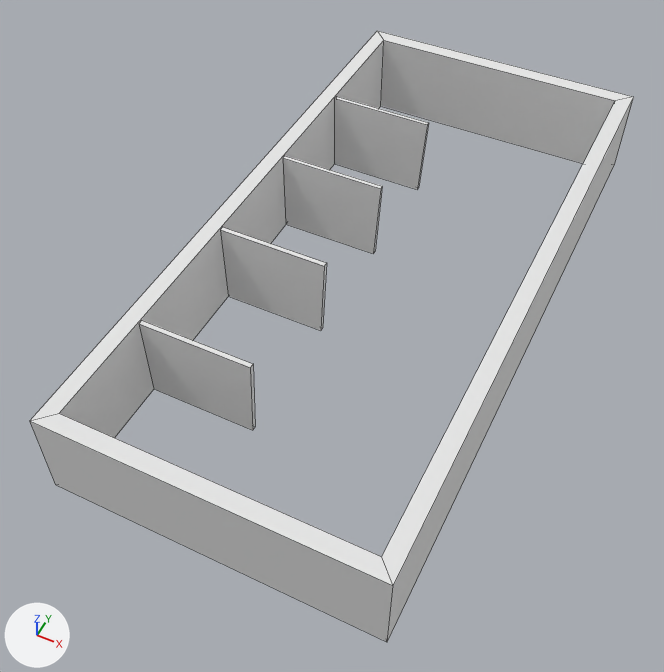
One commit to the OBJ model assets/tembok/wall.obj: the scene before it, then after it.
One viewpoint serves both versions: a camera (50 mm lens) standing at (12.6, -22.0, 23.3) and looking at (3.3, -3.4, 0.0). The lights are fixed; the arrows at lower left show +X, +Y and +Z. Mesh edges are drawn as thin lines. Where no turn or scale is listed for an object, it has been applied to the vertices.

The scene before the commit, as lines of its bpy script (objects in view):
```python
ob_cube_cube_001 = bpy.data.objects.new('Cube_Cube.001', me_cube_cube_001)
ob_cube_cube_001.location = (0.0, 0.0, 0.0)
ob_plane_001_plane_004 = bpy.data.objects.new('Plane.001_Plane.004', me_plane_001_plane_004)
ob_plane_001_plane_004.location = (0.0, 0.0, 0.0)
ob_plane_002_plane_005 = bpy.data.objects.new('Plane.002_Plane.005', me_plane_002_plane_005)
ob_plane_002_plane_005.location = (0.0, 0.0, 0.0)
ob_plane_004_plane_007 = bpy.data.objects.new('Plane.004_Plane.007', me_plane_004_plane_007)
ob_plane_004_plane_007.location = (0.0, 0.0, 0.0)
ob_plane_plane_002 = bpy.data.objects.new('Plane_Plane.002', me_plane_plane_002)
ob_plane_plane_002.location = (0.0, 0.0, 0.0)
```
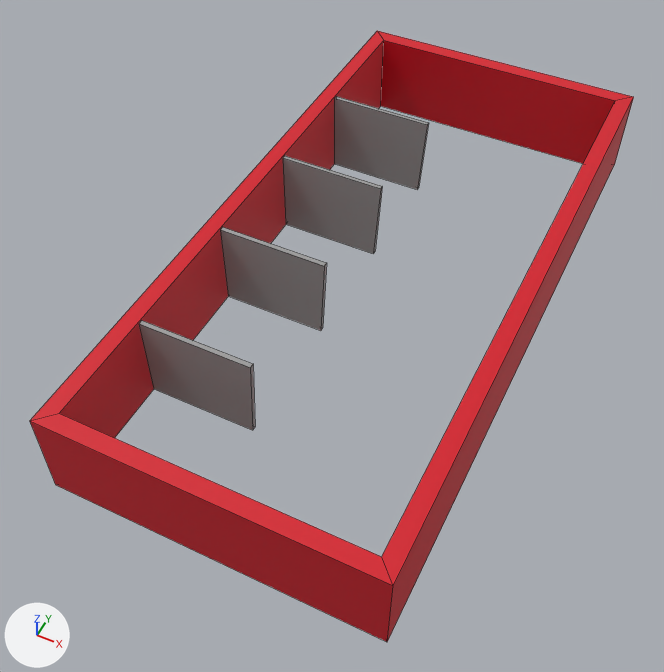
Boxes [x1, y1, x2, y2] around the edits, measured in the pictures (664 x 672 px):
'Cube_Cube.001', recoloured (white to red): [30, 31, 634, 642] in both
'Plane_Plane.002', recoloured: [139, 320, 255, 430] in both
'Plane.001_Plane.004', recoloured: [220, 227, 327, 331] in both
'Plane.002_Plane.005', recoloured: [283, 156, 382, 254] in both
'Plane.004_Plane.007', recoloured: [334, 96, 429, 190] in both

Edits to the bpy script that builds the scene:
```text
Add mat_sekat:
    mat_sekat = principled_material('sekat')
    mat_sekat.base_color = (0.337, 0.337, 0.337)  # grey #9d9d9d
    mat_sekat.roughness = 0.431
Add mat_material_001:
    mat_material_001 = principled_material('Material.001')
    mat_material_001.base_color = (0.672, 0.00802, 0.0203)  # red #d61627
    mat_material_001.roughness = 0.431
Change me_cube_cube_001:
    where me_cube_cube_001.from_pydata(...)  # 16 vertices, 16 faces; spans x -1.4..9.4, y -12.3..10.2, z 0.0..3.2
    remove me_cube_cube_001.materials.append(mat_none)  # white #e7e7e7
    add me_cube_cube_001.materials.append(mat_material_001)  # red #d61627
Change me_plane_001_plane_004:
    where me_plane_001_plane_004.from_pydata(...)  # 8 vertices, 6 faces; spans x -0.83..3.0, y -3.31..-3.15, z 0.02..3.13
    remove me_plane_001_plane_004.materials.append(mat_none)  # white #e7e7e7
    add me_plane_001_plane_004.materials.append(mat_sekat)  # grey #9d9d9d
Change me_plane_002_plane_005:
    where me_plane_002_plane_005.from_pydata(...)  # 8 vertices, 6 faces; spans x -0.83..3.0, y 0.96..1.12, z 0.02..3.13
    remove me_plane_002_plane_005.materials.append(mat_none)  # white #e7e7e7
    add me_plane_002_plane_005.materials.append(mat_sekat)  # grey #9d9d9d
Change me_plane_004_plane_007:
    where me_plane_004_plane_007.from_pydata(...)  # 8 vertices, 6 faces; spans x -0.83..3.0, y 5.1..5.25, z 0.02..3.13
    remove me_plane_004_plane_007.materials.append(mat_none)  # white #e7e7e7
    add me_plane_004_plane_007.materials.append(mat_sekat)  # grey #9d9d9d
Change me_plane_plane_002:
    where me_plane_plane_002.from_pydata(...)  # 8 vertices, 6 faces; spans x -0.83..3.0, y -7.98..-7.82, z 0.02..3.13
    remove me_plane_plane_002.materials.append(mat_none)  # white #e7e7e7
    add me_plane_plane_002.materials.append(mat_sekat)  # grey #9d9d9d
```
